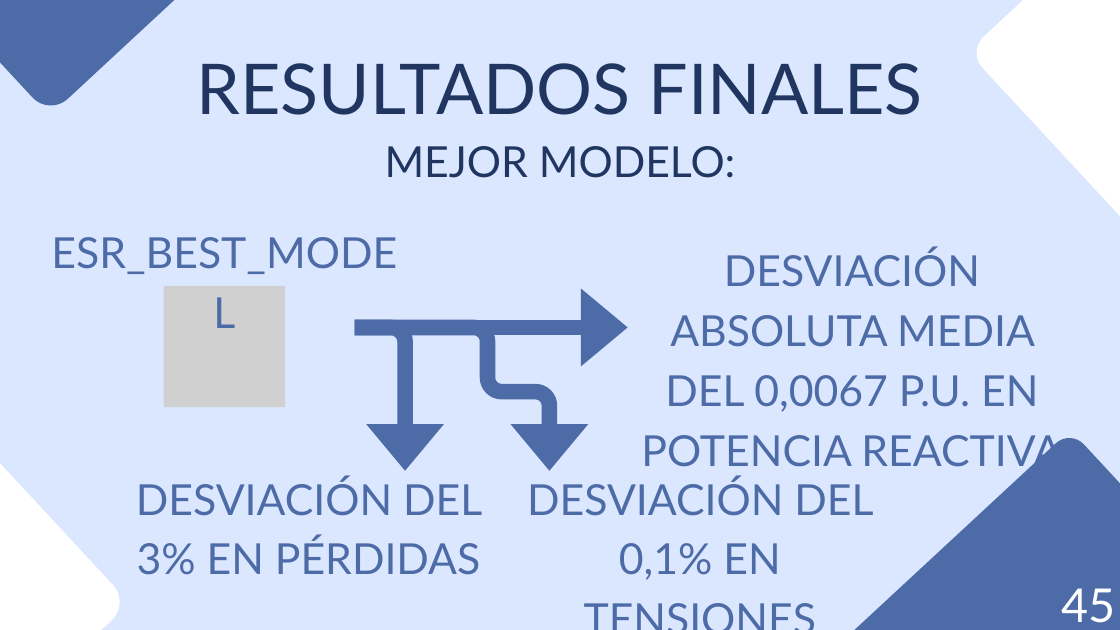
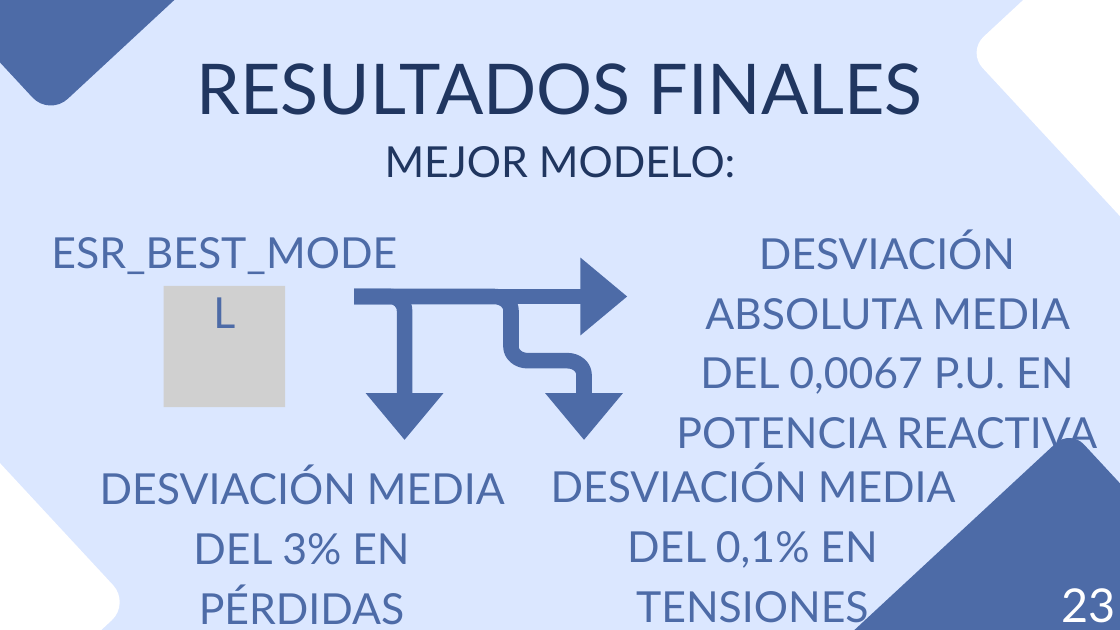
Before and after one commit to danilr16/TFG_Smart_Grids, a slide deck: slide 33 of Smart Grids Control de Redes Eléctricas con IA.pptx (slide 65 before the commit). Drawn at 1120x630 pixels with LibreOffice and Linux fonts; fonts in the diff are those of the drawing; grey boxes stand for pictures. Boxes give left, top, right and bottom in pixels: in the first picture for what was removed or moved away, otherwise in the second. Text is boxed around its words. In the diff, an @@ line names an element or a change of style, - is before the commit and + after.

Commit message:
Finished Presentation

```diff
--- a/Smart Grids Control de Redes Eléctricas con IA.pptx
+++ b/Smart Grids Control de Redes Eléctricas con IA.pptx
@@ text "DESVIACIÓN ABSOLUTA MEDIA DEL 0,0067 ...": place and size @@
-text "DESVIACIÓN ABSOLUTA MEDIA DEL 0,0067 ..." at bbox=[641, 250, 1062, 474]
+text "DESVIACIÓN ABSOLUTA MEDIA DEL 0,0067 ..." at bbox=[676, 232, 1097, 457]
@@ freeform shape: place and size @@
-freeform shape at bbox=[354, 328, 405, 471]
+freeform shape at bbox=[354, 296, 404, 440]
@@ freeform shape: place and size @@
-freeform shape at bbox=[354, 328, 549, 471]
+freeform shape at bbox=[354, 296, 584, 440]
@@ freeform shape: place and size @@
-freeform shape at bbox=[398, 328, 627, 328]
+freeform shape at bbox=[397, 296, 627, 296]
@@ text at bbox=[100, 468, 505, 625]: text changed @@
-DESVIACIÓN DEL 3% EN PÉRDIDAS
+DESVIACIÓN MEDIA DEL 3% EN PÉRDIDAS
@@ text at bbox=[551, 466, 956, 630]: text changed @@
-DESVIACIÓN DEL 0,1% EN TENSIONES
+DESVIACIÓN MEDIA DEL 0,1% EN TENSIONES
@@ text at bbox=[1061, 588, 1115, 623]: text changed @@
-45
+23
```
Also in this commit, not shown: 24 other slides changed, 3 slides added, 35 slides removed.
